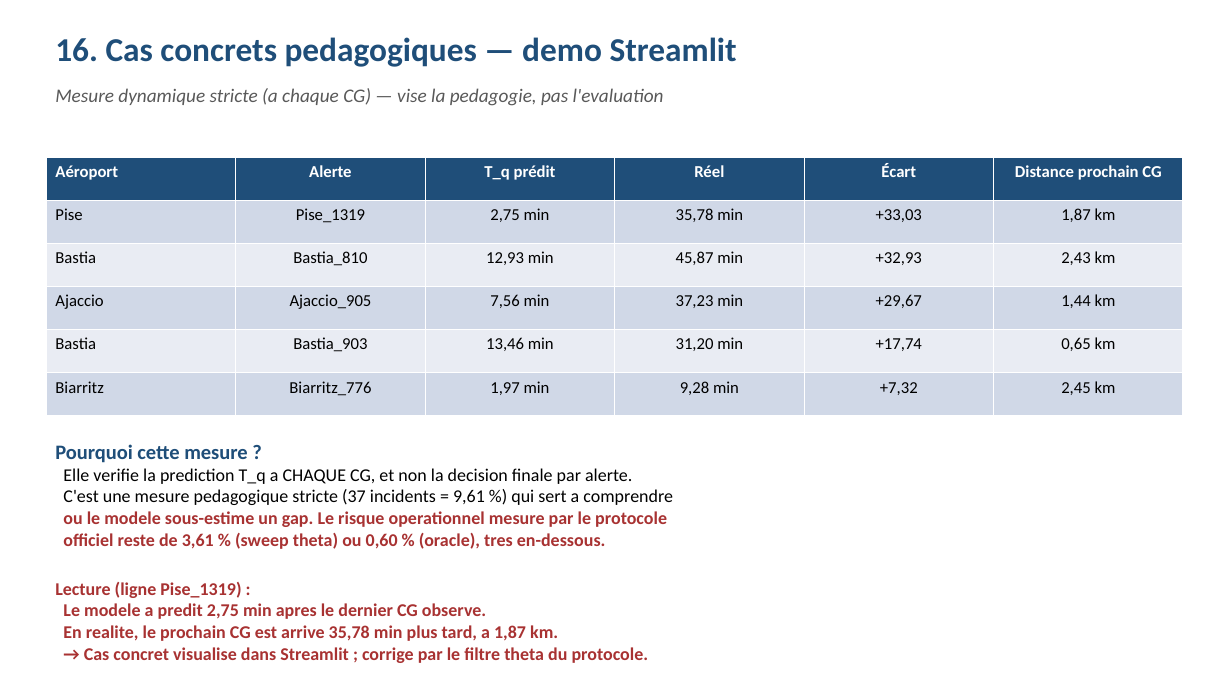
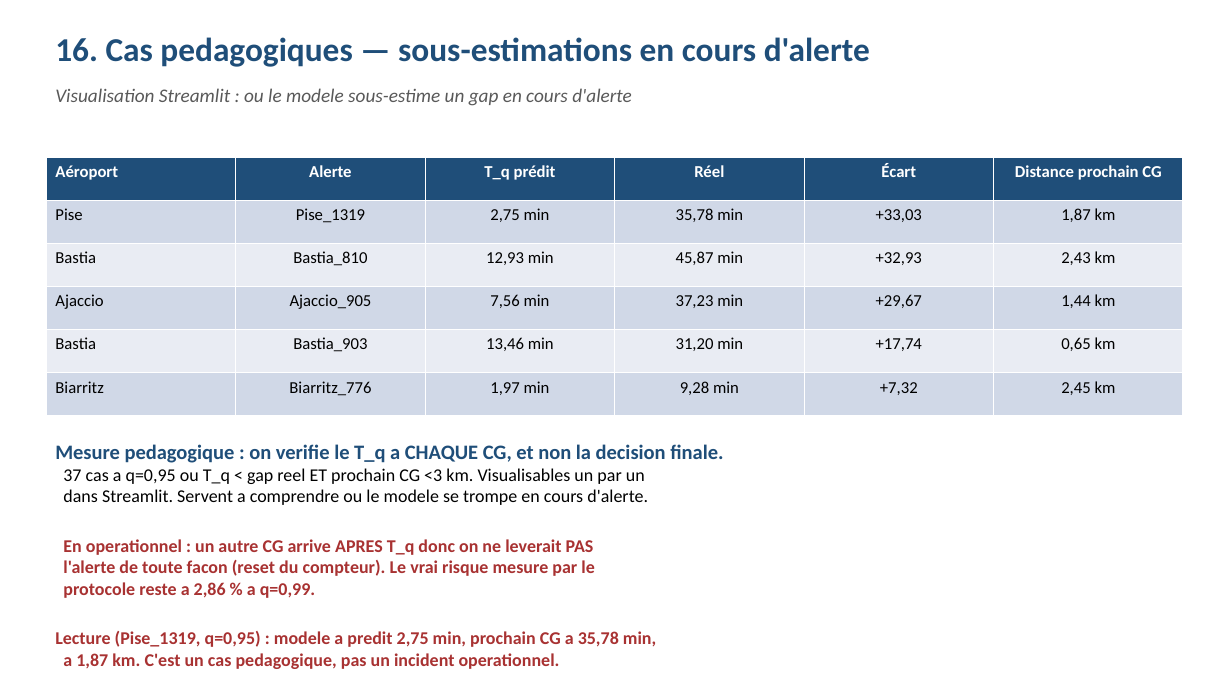
Before and after one commit to enriquealves02-jpg/PROJET_oral_m2fin, a slide deck: slide 17 of presentation_oral.pptx. Drawn at 1232x693 pixels with LibreOffice and Linux fonts; fonts in the diff are those of the drawing. Boxes give left, top, right and bottom in pixels: in the first picture for what was removed or moved away, otherwise in the second. Text is boxed around its words. In the diff, an @@ line names an element or a change of style, - is before the commit and + after.

Commit message:
Align all artifacts on protocol-style measure with CG-only <3km
Streamlit, pptx, rapport et scripts oraux utilisent maintenant tous le meme
calcul : protocole officiel (Evaluation_databattle_meteorage.ipynb style)
avec restriction CG <3 km (les IC ne sont pas dangereux au sol).

Methode :
  - 1 prediction par CG : pred_end = date + T_q, confidence = S(30|X)
  - Sweep theta = q : on garde confidence >= q, min par alerte
  - Risque = CG <3 km arrivant apres pred_end / total CG <3 km (385)
  - Gain = baseline_end - pred_end sommee sur les alertes filtrees

Resultats unifies (eval 2023-25, 1352 alertes, 385 CG <3 km) :
  - q=0.99 : R=2.86 % (11/385), gain 26 h sur 26 alertes filtrees
  - q=0.95 : R=5.45 % (21/385), gain 60 h sur 68 alertes
  - q=0.85 : R=7.53 % (29/385), gain 118 h sur 140 alertes
  - Baseline 30 min : R=0 % (parfait par construction)
  - Borne oracle CG+IC q=0.95 : R=0.60 %, gain 330 h (potentiel)

Streamlit affiche en headline ces chiffres protocole. Mesure dynamique
gardee en bas pour visualisation pedagogique des cas concrets.

```diff
--- a/presentation_oral.pptx
+++ b/presentation_oral.pptx
@@ text at [55,37,870,67]: text changed @@
-16. Cas concrets pedagogiques — demo Streamlit
+16. Cas pedagogiques — sous-estimations en cours d'alerte
@@ text at [55,88,632,106]: text changed @@
-Mesure dynamique stricte (a chaque CG) — vise la pedagogie, pas l'evaluation
+Visualisation Streamlit : ou le modele sous-estime un gap en cours d'alerte
@@ text at [55,444,723,669]: text changed @@
-Pourquoi cette mesure ?
-Elle verifie la prediction T_q a CHAQUE CG, et non la decision finale par alerte.
-C'est une mesure pedagogique stricte (37 incidents = 9,61 %) qui sert a comprendre
-ou le modele sous-estime un gap. Le risque operationnel mesure par le protocole
-officiel reste de 3,61 % (sweep theta) ou 0,60 % (oracle), tres en-dessous.
-Lecture (ligne Pise_1319) :
-Le modele a predit 2,75 min apres le dernier CG observe.
-En realite, le prochain CG est arrive 35,78 min plus tard, a 1,87 km.
-→ Cas concret visualise dans Streamlit ; corrige par le filtre theta du protocole.
+Mesure pedagogique : on verifie le T_q a CHAQUE CG, et non la decision finale.
+37 cas a q=0,95 ou T_q < gap reel ET prochain CG <3 km. Visualisables un par un
+dans Streamlit. Servent a comprendre ou le modele se trompe en cours d'alerte.
+En operationnel : un autre CG arrive APRES T_q donc on ne leverait PAS
+l'alerte de toute facon (reset du compteur). Le vrai risque mesure par le
+protocole reste a 2,86 % a q=0,99.
+Lecture (Pise_1319, q=0,95) : modele a predit 2,75 min, prochain CG a 35,78 min,
+a 1,87 km. C'est un cas pedagogique, pas un incident operationnel.
```
Also in this commit, not shown: 2 other slides changed, 4 other files.
